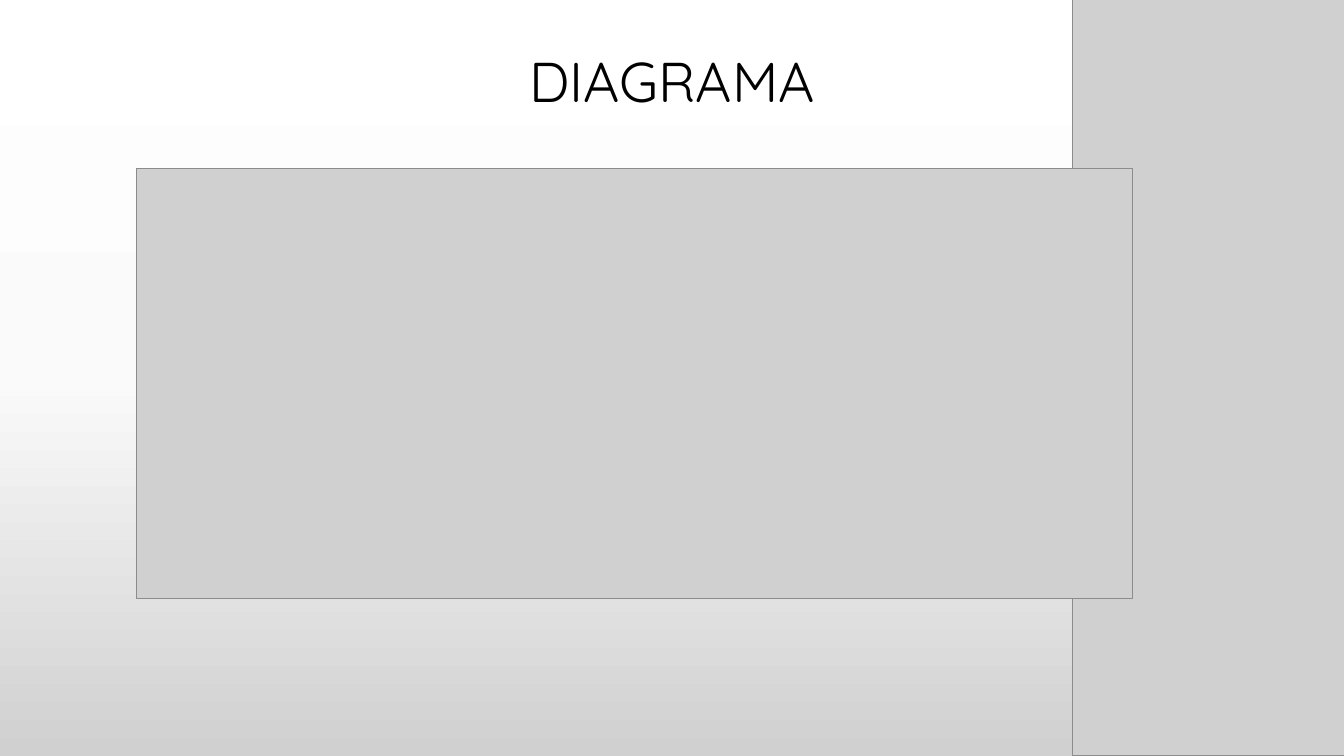
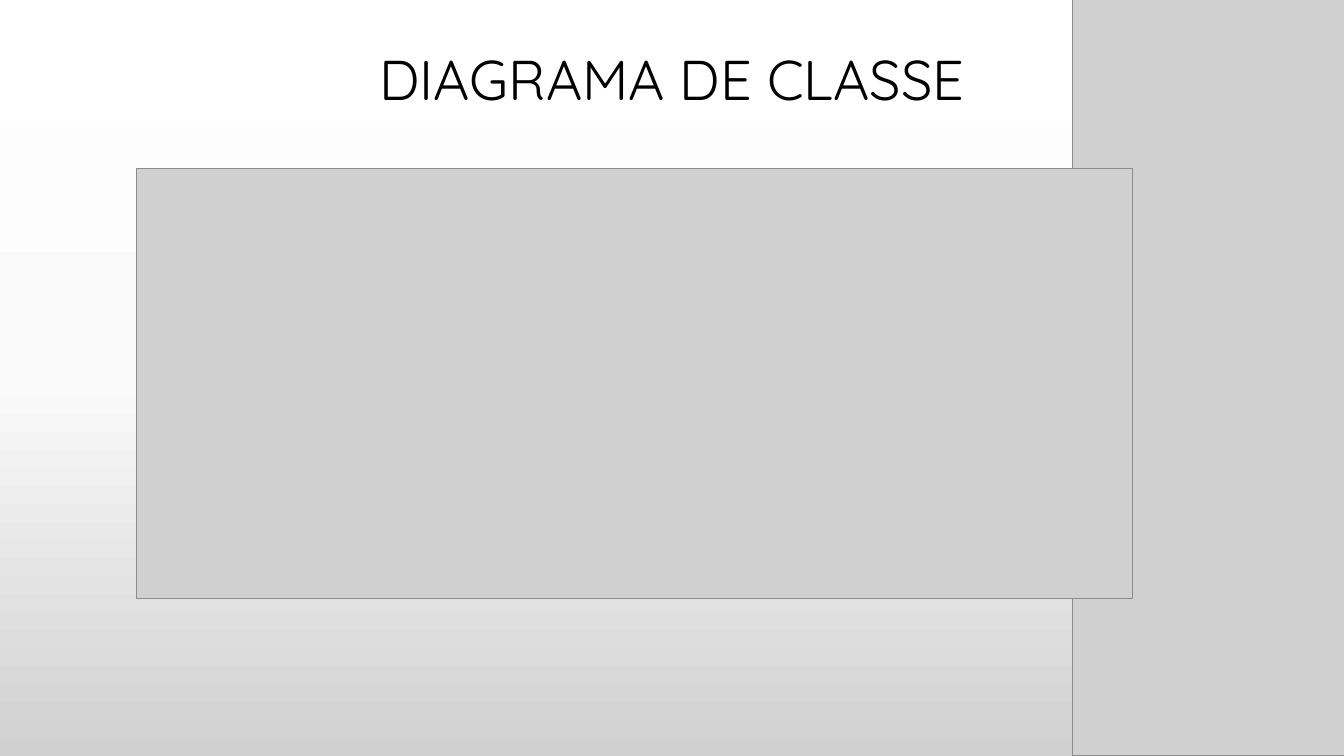
Before and after one commit to BandTec/Blood4Life, a slide deck: slide 13 of Blood4Life/Sprint-1/Documentos-Contextualização/PPT V1 (1).pptx. Drawn at 1344x756 pixels with LibreOffice and Linux fonts; fonts in the diff are those of the drawing; grey boxes stand for pictures; background and template pictures are left out. Boxes give left, top, right and bottom in pixels: in the first picture for what was removed or moved away, otherwise in the second. Text is boxed around its words. In the diff, an @@ line names an element or a change of style, - is before the commit and + after.

Commit message:
arrumando diagrama de classe

```diff
--- a/Blood4Life/Sprint-1/Documentos-Contextualização/PPT V1 (1).pptx
+++ b/Blood4Life/Sprint-1/Documentos-Contextualização/PPT V1 (1).pptx
@@ text at [380,60,964,101]: text changed @@
-DIAGRAMA
+DIAGRAMA DE CLASSE
```
Also in this commit, not shown: 1 other slide changed.
